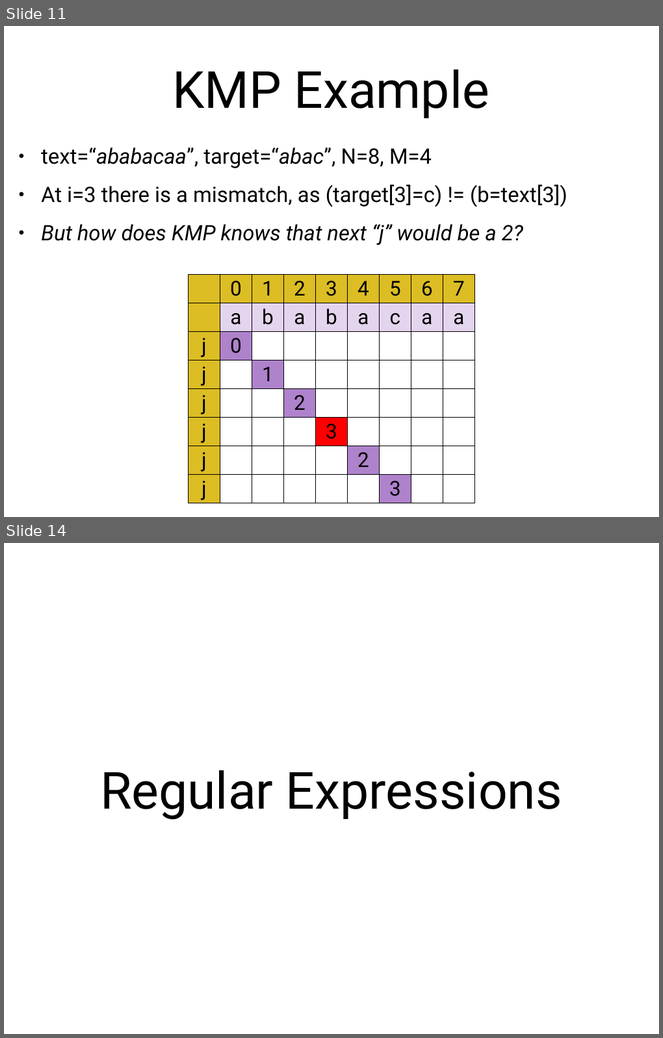
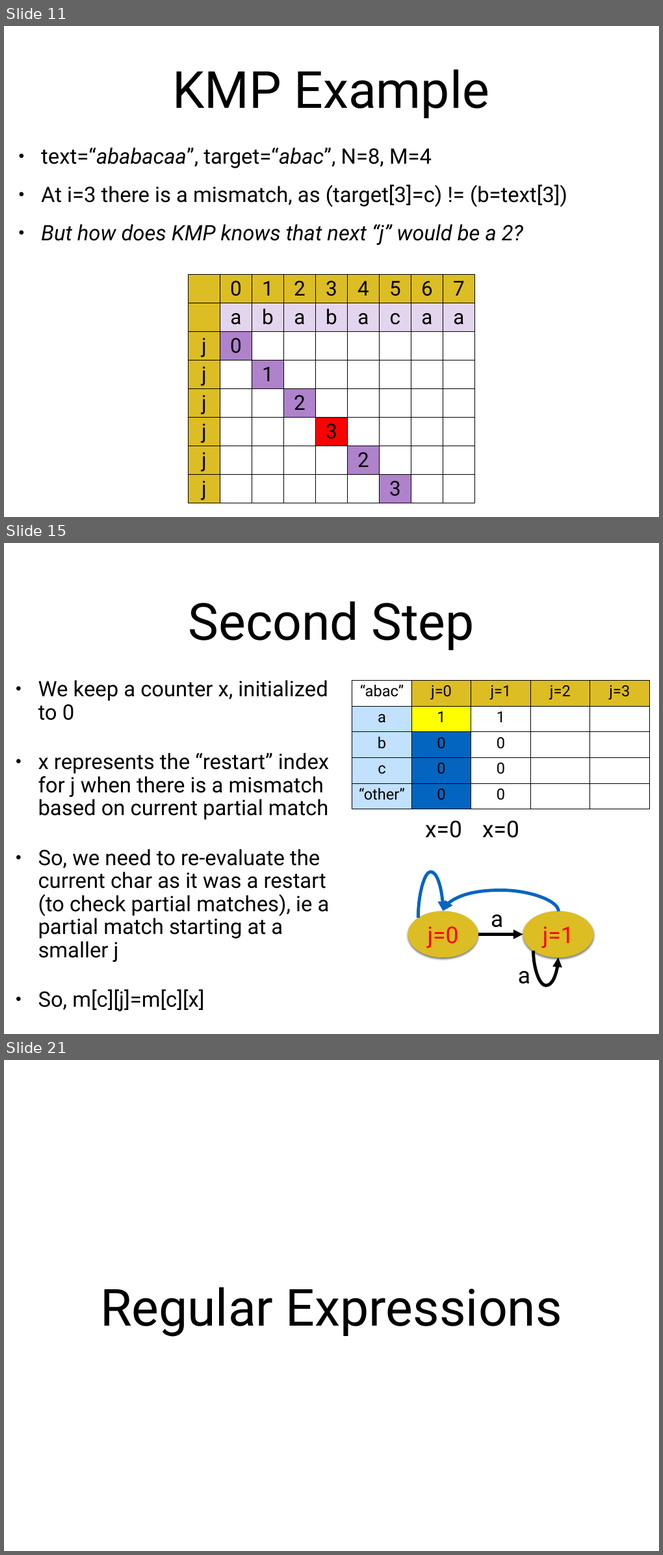
Before and after one commit to arcuri82/algorithms, a slide deck: docs/slides/09/09_regex.pptx. Shown one above the other, each under a label of ours: slides 11 and 14 before the commit, slides 11, 15 and 21 after it; the slides between them are not shown. The pictures are 663x1038 and 663x1555 pixels, drawn with LibreOffice and Linux fonts; fonts in the diff are those of the drawing. Boxes give left, top, right and bottom in pixels: in the first picture for what was removed or moved away, otherwise in the second. Text is boxed around its words. In the diff, an @@ line names an element or a change of style, - is before the commit and + after.

```diff
--- a/docs/slides/09/09_regex.pptx
+++ b/docs/slides/09/09_regex.pptx
@@ slide 15 added at (x1=4, y1=543, x2=659, y2=1034), background #FFFFFF @@
@@ title added at (x1=189, y1=601, x2=474, y2=650), 80 pt, text #000000 @@
+Second Step
@@ text added at (x1=38, y1=680, x2=330, y2=1012), 33.3 pt, text #000000 @@
+• We keep a counter x, initialized to 0
+• x represents the “restart” index for j when there is a mismatch based on current partial match
+• So, we need to re-evaluate the current char as it was a restart (to check partial matches), ie a partial match starting at a smaller j
+• So, m[c][j]=m[c][x]
@@ table added at (x1=352, y1=680, x2=649, y2=809), 5 rows, 5 columns @@
+“abac” | j=0 | j=1 | j=2 | j=3
+a | 1 | 1 |  | 
+b | 0 | 0 |  | 
+c | 0 | 0 |  | 
+“other” | 0 | 0 |  | 
@@ text added at (x1=425, y1=821, x2=462, y2=838), 36 pt, text #000000 @@
+x=0
@@ text added at (x1=482, y1=821, x2=519, y2=838), 36 pt, text #000000 @@
+x=0
@@ curved arrow added from (418, 918) to (443, 912), #0365C0 5 pt @@
@@ curved arrow added from (558, 912) to (443, 911), #0365C0 5 pt @@
@@ ellipse added at (x1=408, y1=912, x2=478, y2=958), fill #DCBD23, 36 pt, text #FF0000 @@
+j=0
@@ ellipse added at (x1=523, y1=912, x2=594, y2=958), fill #DCBD23, 36 pt, text #FF0000 @@
+j=1
@@ text added at (x1=491, y1=915, x2=503, y2=928), 36 pt, text #000000 @@
+a
@@ arrow added from (478, 935) to (523, 935), #000000 5 pt @@
@@ curved arrow added from (533, 951) to (558, 958), #000000 5 pt @@
@@ text added at (x1=518, y1=971, x2=530, y2=984), 36 pt, text #000000 @@
+a
@@ what was slide 14 is now slide 21 @@
```
Also in this commit, not shown: 4 slides changed, 28 other slides added, 2 slides removed, 5 other files.
